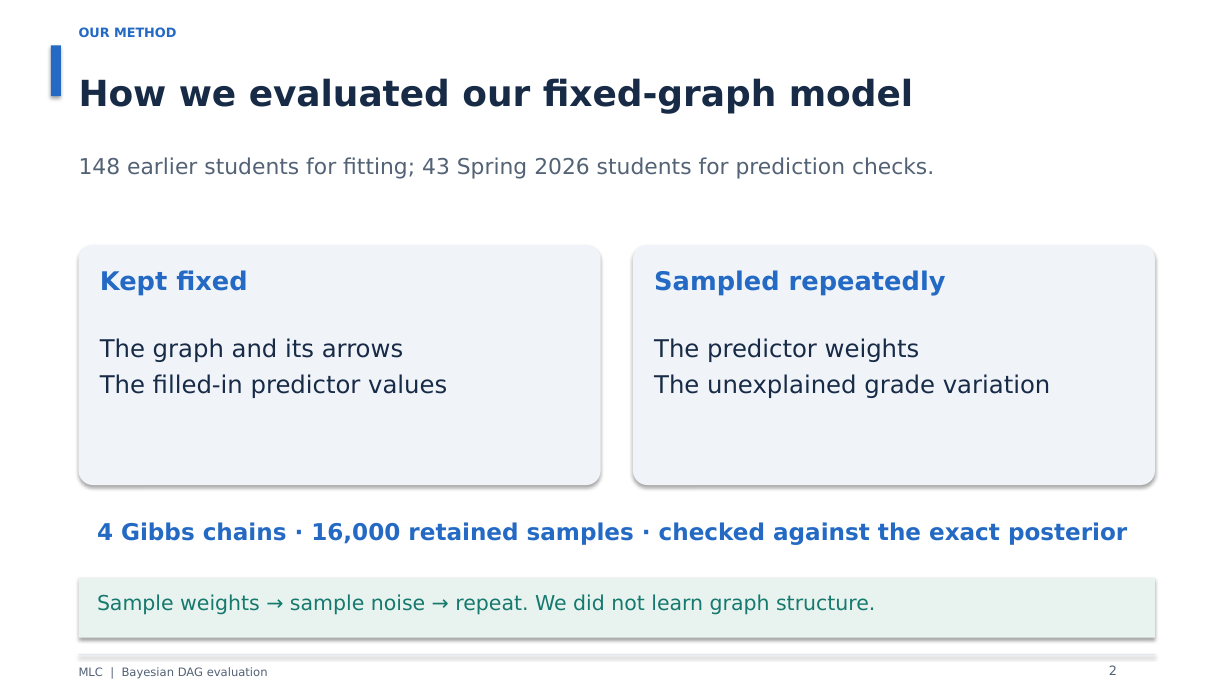
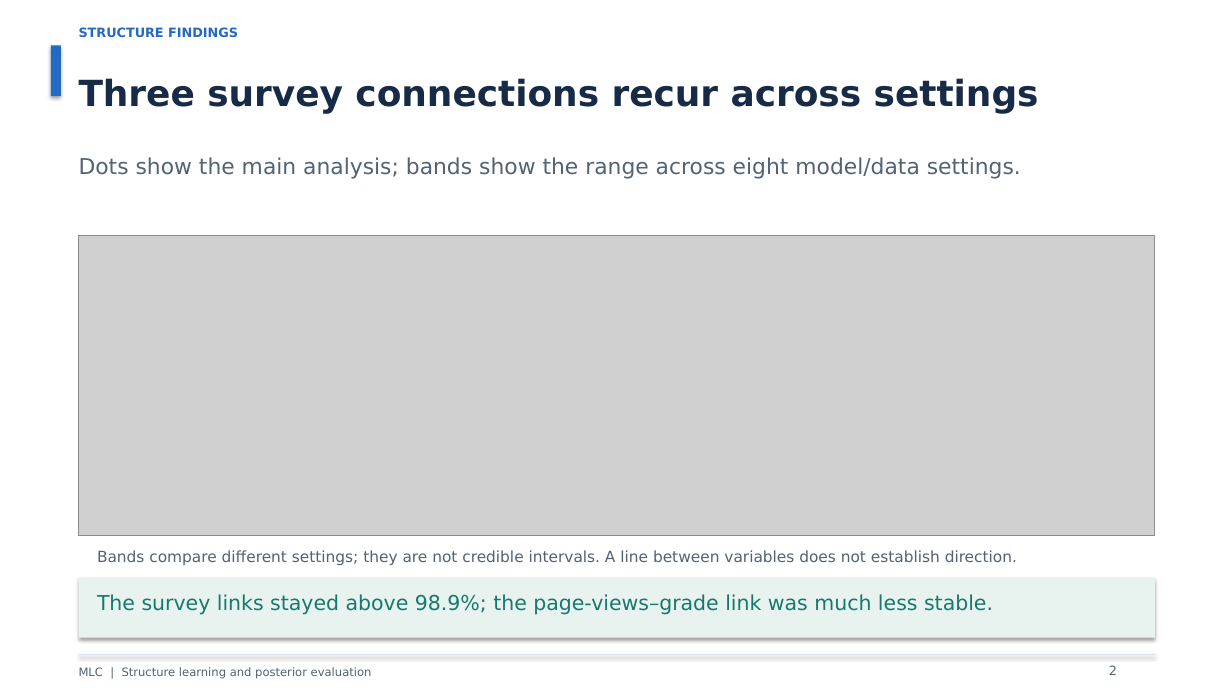
Before and after one commit to ayaan-27/UCI_Capstone_Project, a slide deck: slide 2 of deliverables/MLC_MCMC_and_Posterior_Sampling.pptx. Drawn at 1232x693 pixels with LibreOffice and Linux fonts; fonts in the diff are those of the drawing; grey boxes stand for pictures. Boxes give left, top, right and bottom in pixels: in the first picture for what was removed or moved away, otherwise in the second. Text is boxed around its words. In the diff, an @@ line names an element or a change of style, - is before the commit and + after.

Commit message:
Update six-slide MCMC deck with actual graph findings and clear visual walkthroughs

```diff
--- a/deliverables/MLC_MCMC_and_Posterior_Sampling.pptx
+++ b/deliverables/MLC_MCMC_and_Posterior_Sampling.pptx
@@ text at (79,27,238,37): text changed @@
-OUR METHOD
+STRUCTURE FINDINGS
@@ text at (79,78,1039,114): text changed @@
-How we evaluated our fixed-graph model
+Three survey connections recur across settings
@@ text at (79,157,1021,179): text changed @@
-148 earlier students for fitting; 43 Spring 2026 students for prediction checks.
+Dots show the main analysis; bands show the range across eight model/data settings.
@@ picture added at (79,236,1155,536) @@
@@ rounded rectangle removed at (79,245,601,485) @@
@@ rounded rectangle removed at (633,245,1155,485) @@
@@ text removed at (100,270,247,296) @@
-Kept fixed
@@ text removed at (654,270,946,296) @@
-Sampled repeatedly
@@ text removed at (100,338,447,398) @@
-The graph and its arrows
-The filled-in predictor values
@@ text removed at (654,338,1051,398) @@
-The predictor weights
-The unexplained grade variation
@@ text removed at (97,522,1127,545) @@
-4 Gibbs chains · 16,000 retained samples · checked against the exact posterior
@@ text added at (97,550,1017,565), 12 pt, text #536275 @@
+Bands compare different settings; they are not credible intervals. A line between variables does not establish direction.
@@ text at (97,594,993,615): text changed @@
-Sample weights → sample noise → repeat. We did not learn graph structure.
+The survey links stayed above 98.9%; the page-views–grade link was much less stable.
@@ text at (79,667,372,679): text changed @@
-MLC | Bayesian DAG evaluation
+MLC | Structure learning and posterior evaluation
```
Also in this commit, not shown: 4 other slides changed, 1 slide added, 1 slide removed, 4 other files.
